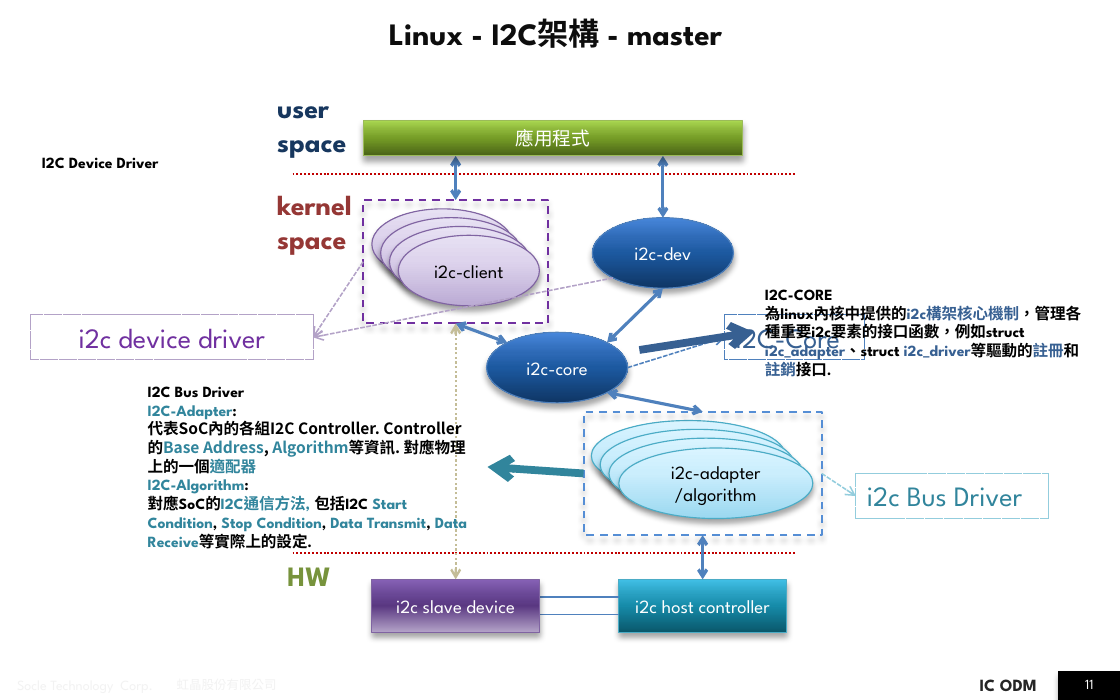
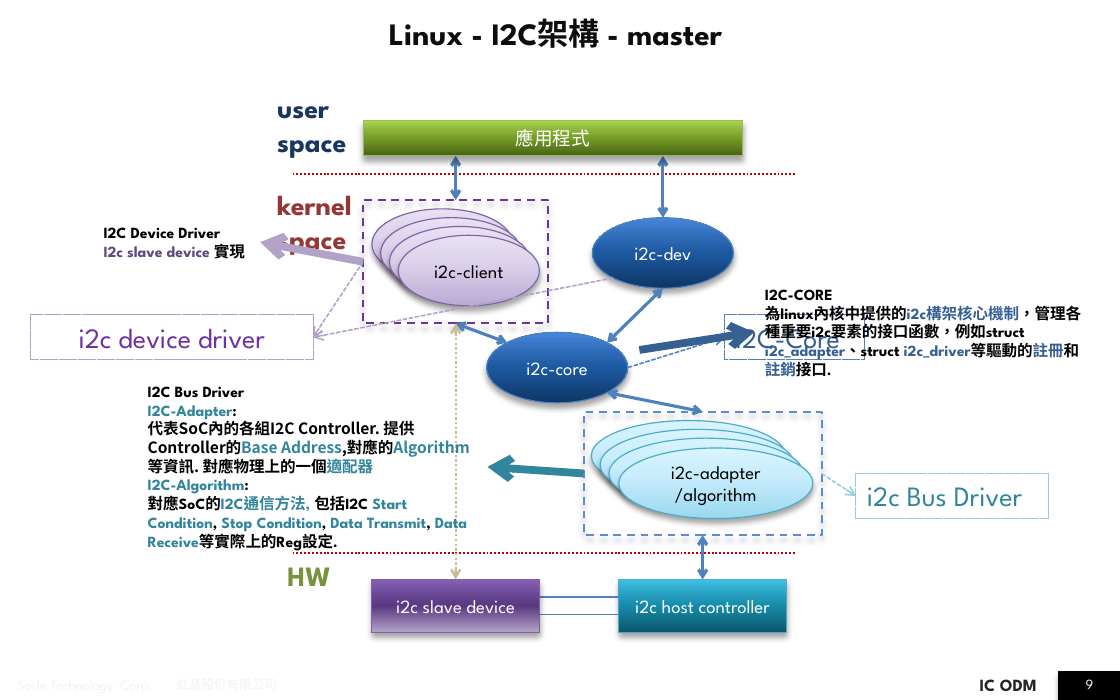
Before and after one commit to JomaskTsai/ppt_linux, a slide deck: slide 9 of i2c_report_ben.pptx (slide 11 before the commit). Drawn at 1120x700 pixels with LibreOffice and Linux fonts; fonts in the diff are those of the drawing; background and template pictures are left out. Boxes give left, top, right and bottom in pixels: in the first picture for what was removed or moved away, otherwise in the second. Text is boxed around its words. In the diff, an @@ line names an element or a change of style, - is before the commit and + after.

```diff
--- a/i2c_report_ben.pptx
+++ b/i2c_report_ben.pptx
@@ text "I2C Device Driver": place and size @@
-text "I2C Device Driver" at [42,157,159,169]
+text "I2C Device Driver" at [104,227,245,262]
@@ text at [104,241,245,262]: paragraph added @@
+I2c slave device 實現
@@ arrow added from (363, 262) to (260, 242), #B3A2C7 5 pt @@
@@ text at [148,419,470,474]: text changed @@
-代表SoC內的各組I2C Controller. Controller的Base Address, Algorithm等資訊. 對應物理上的一個適配器
+代表SoC內的各組I2C Controller. 提供Controller的Base Address,對應的Algorithm等資訊. 對應物理上的一個適配器
@@ text at [148,495,467,551]: text changed @@
-對應SoC的I2C通信方法, 包括I2C Start Condition, Stop Condition, Data Transmit, Data Receive等實際上的設定.
+對應SoC的I2C通信方法, 包括I2C Start Condition, Stop Condition, Data Transmit, Data Receive等實際上的Reg設定.
@@ page number at [1086,679,1094,689]: text changed @@
-11
+9
```
Also in this commit, not shown: 15 other slides changed, 1 slide removed.
